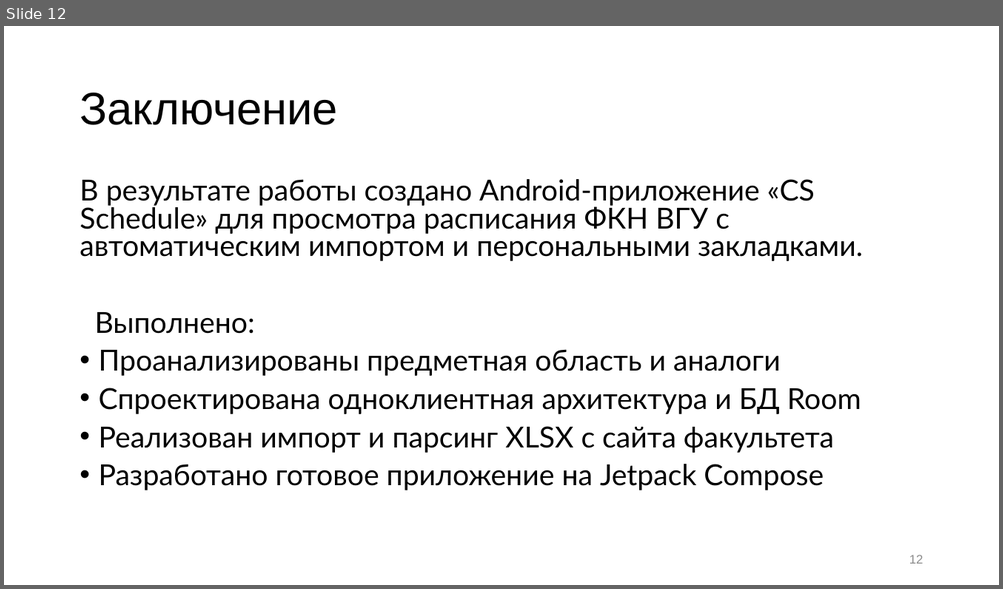
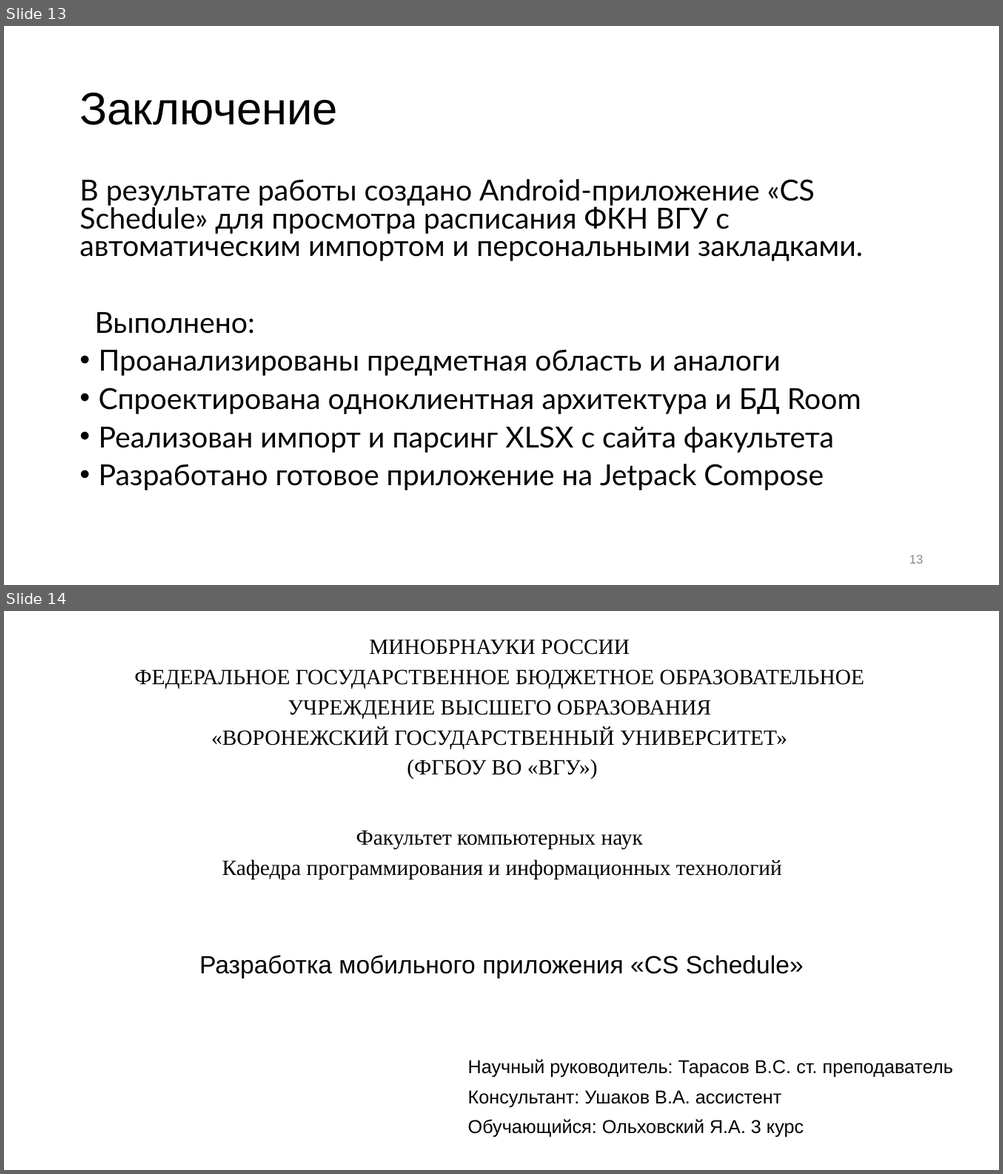
Before and after one commit to karazepta/cs_schedule, a slide deck: documents/презентация.pptx. Shown one above the other, each under a label of ours: slide 12 before the commit, slides 13 and 14 after it. The pictures are 1003x589 and 1003x1174 pixels, drawn with LibreOffice and Linux fonts; fonts in the diff are those of the drawing. Boxes give left, top, right and bottom in pixels: in the first picture for what was removed or moved away, otherwise in the second. Text is boxed around its words. In the diff, an @@ line names an element or a change of style, - is before the commit and + after.

```diff
--- a/documents/презентация.pptx
+++ b/documents/презентация.pptx
@@ slide 14 added at bbox=[4, 611, 999, 1170], background #FFFFFF @@
@@ text added at bbox=[134, 639, 864, 880], 21 pt, text #000000 @@
+МИНОБРНАУКИ РОССИИ
+ФЕДЕРАЛЬНОЕ ГОСУДАРСТВЕННОЕ БЮДЖЕТНОЕ ОБРАЗОВАТЕЛЬНОЕ
+УЧРЕЖДЕНИЕ ВЫСШЕГО ОБРАЗОВАНИЯ
+«ВОРОНЕЖСКИЙ ГОСУДАРСТВЕННЫЙ УНИВЕРСИТЕТ»
+(ФГБОУ ВО «ВГУ»)
+Факультет компьютерных наук
+Кафедра программирования и информационных технологий
@@ title added at bbox=[199, 955, 803, 979], 24 pt, text #000000 @@
+Разработка мобильного приложения «CS Schedule»
@@ subtitle added at bbox=[468, 1059, 953, 1138], 18 pt, text #000000 @@
+Научный руководитель: Тарасов В.С. ст. преподаватель
+Консультант: Ушаков В.А. ассистент
+Обучающийся: Ольховский Я.А. 3 курс
@@ what was slide 12 is now slide 13 @@
@@ page number at bbox=[909, 555, 923, 564]: text changed @@
-12
+13
```
Also in this commit, not shown: 8 slides changed, 1 other slide added, 3 other files.
